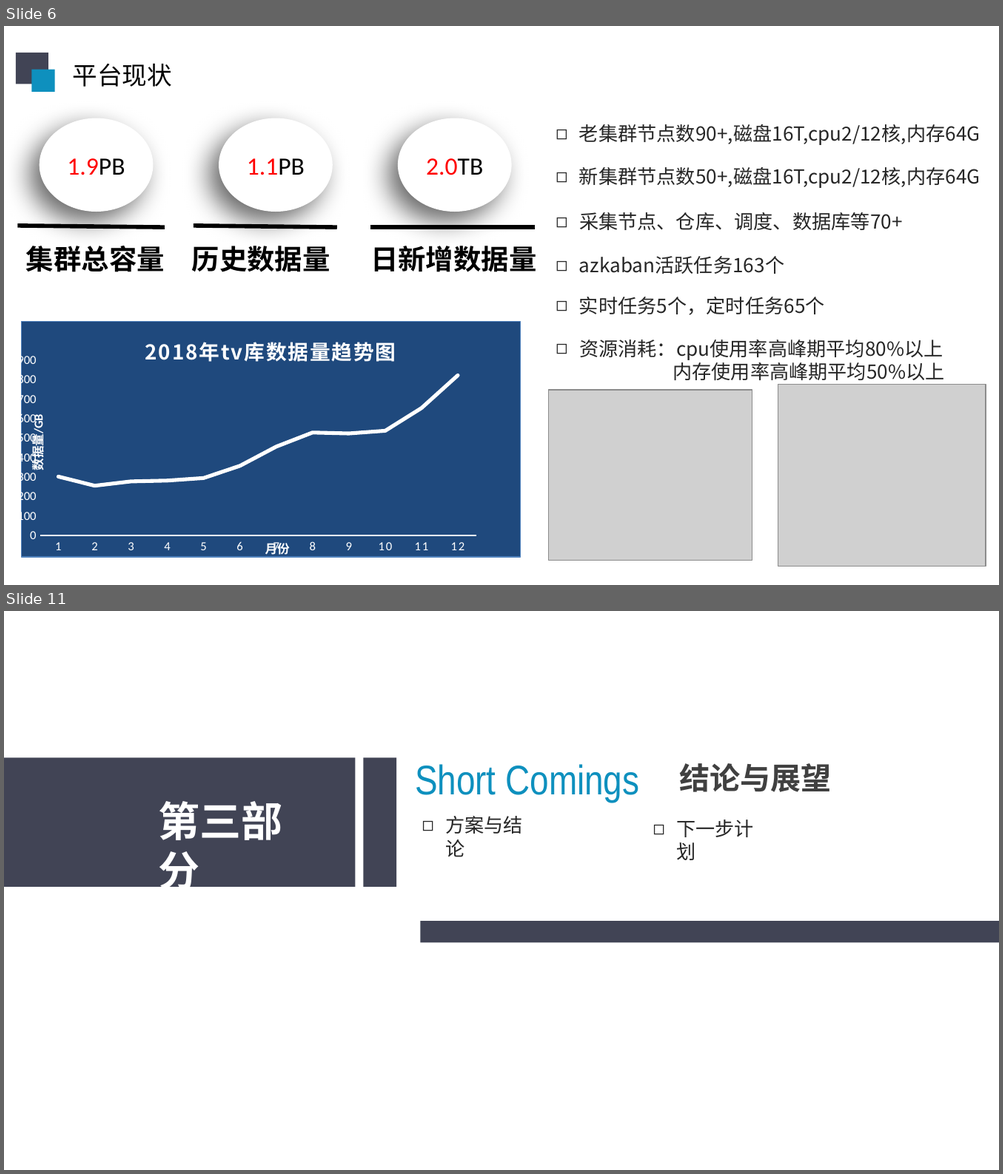
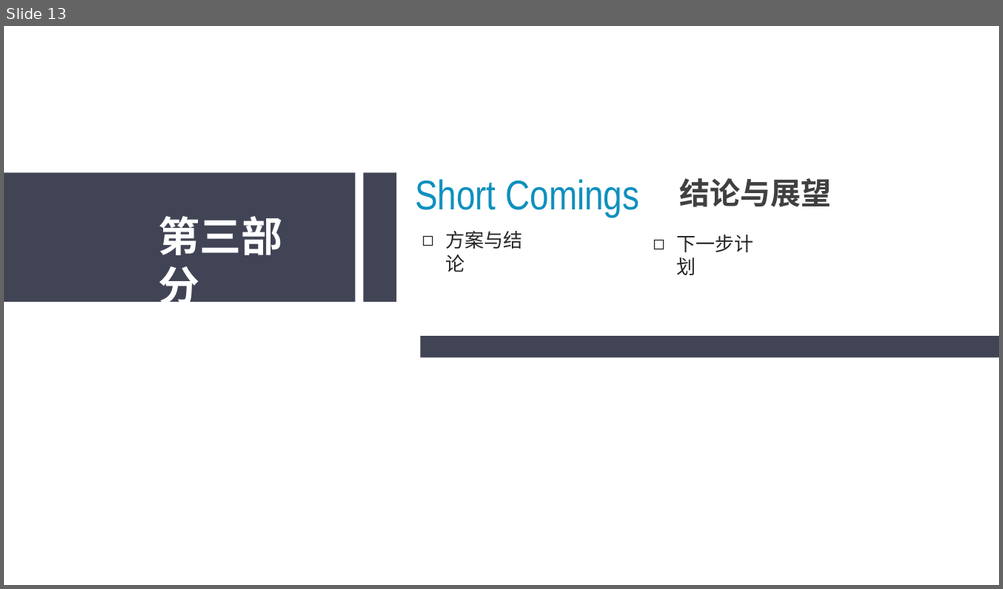
Before and after one commit to sunliangliang9201/interview_prepare, a slide deck: 在线阶段汇报20190606.pptx. Shown one above the other, each under a label of ours: slides 6 and 11 before the commit, slide 13 after it; the slides between them are not shown. The pictures are 1003x1174 and 1003x589 pixels, drawn with LibreOffice and Linux fonts; fonts in the diff are those of the drawing; grey boxes stand for pictures. Boxes give left, top, right and bottom in pixels: in the first picture for what was removed or moved away, otherwise in the second. Text is boxed around its words. In the diff, an @@ line names an element or a change of style, - is before the commit and + after.

```diff
--- a/在线阶段汇报20190606.pptx
+++ b/在线阶段汇报20190606.pptx
@@ slide 6 removed at box(4, 26, 999, 585), background #FFFFFF @@
@@ rectangle removed at box(16, 53, 48, 84) @@
@@ rectangle removed at box(32, 70, 55, 93) @@
@@ text removed at box(72, 63, 171, 87) @@
-平台现状
@@ ellipse removed at box(39, 118, 152, 212) @@
-1.9PB
@@ ellipse removed at box(219, 118, 333, 212) @@
-1.1PB
@@ ellipse removed at box(398, 118, 511, 212) @@
-2.0TB
@@ text removed at box(579, 124, 980, 145) @@
-◻ 老集群节点数90+,磁盘16T,cpu2/12核,内存64G
@@ text removed at box(579, 167, 980, 188) @@
-◻ 新集群节点数50+,磁盘16T,cpu2/12核,内存64G
@@ text removed at box(579, 212, 902, 230) @@
-◻ 采集节点、仓库、调度、数据库等70+
@@ line removed from (18, 226) to (164, 227) @@
@@ text removed at box(26, 246, 165, 272) @@
-集群总容量
@@ text removed at box(192, 246, 330, 272) @@
-历史数据量
@@ line removed from (193, 226) to (337, 227) @@
@@ line removed from (370, 228) to (535, 228) @@
@@ text removed at box(370, 246, 536, 272) @@
-日新增数据量
@@ text removed at box(579, 256, 784, 274) @@
-◻ azkaban活跃任务163个
@@ text removed at box(579, 297, 825, 315) @@
-◻ 实时任务5个，定时任务65个
@@ line chart removed at box(18, 321, 521, 561) @@
-title "2018年tv库数据量趋势图"
-categories: 1, 2, 3, 4, 5, 6, 7, 8, 9, 10, 11, 12
-Series 1: 300, 260, 280, 280, 290, 360, 460, 530, 520, 540, 650, 820
@@ text removed at box(579, 340, 945, 381) @@
-◻ 资源消耗：cpu使用率高峰期平均80%以上
-    内存使用率高峰期平均50%以上
@@ picture removed at box(548, 390, 752, 560) @@
@@ picture removed at box(778, 384, 986, 566) @@
@@ what was slide 11 is now slide 13 @@
```
Also in this commit, not shown: 3 slides changed, 6 slides added, 5 other slides removed.
